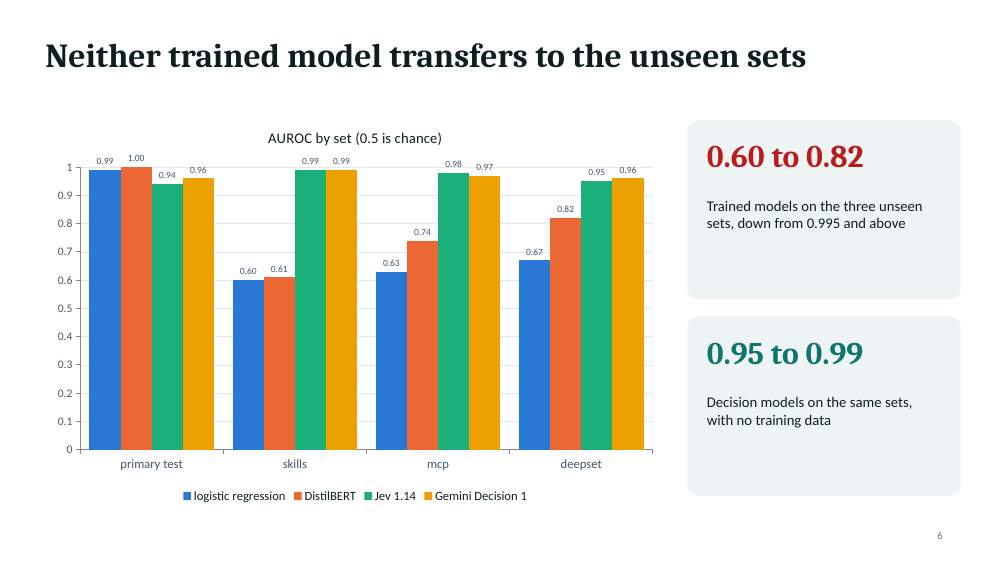
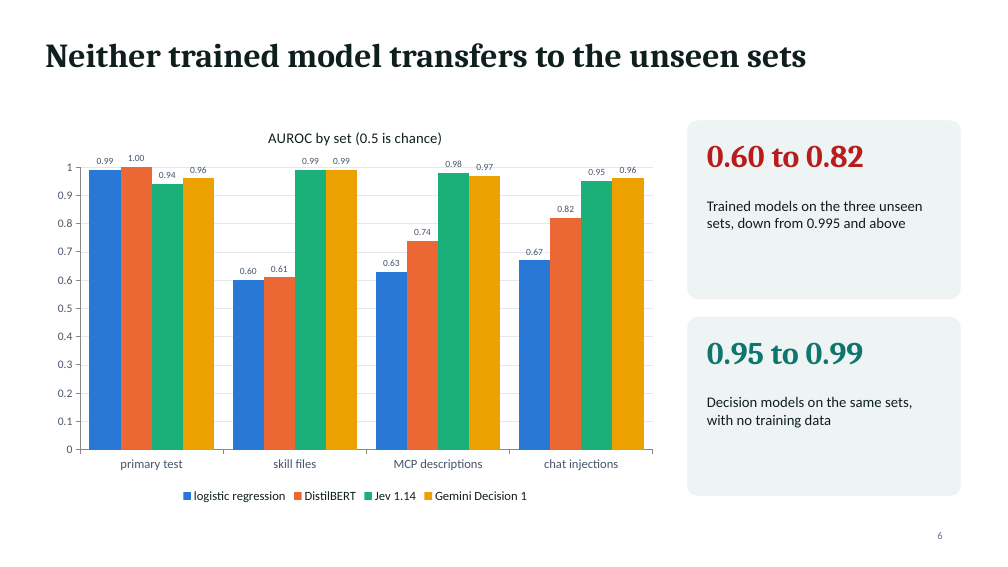
Before and after one commit to jonasneves/connector-gate, a slide deck: slide 6 of slides.pptx. Drawn at 1008x567 pixels with LibreOffice and Linux fonts; fonts in the diff are those of the drawing. Boxes give left, top, right and bottom in pixels: in the first picture for what was removed or moved away, otherwise in the second. Text is boxed around its words. In the diff, an @@ line names an element or a change of style, - is before the commit and + after.

```diff
--- a/slides.pptx
+++ b/slides.pptx
@@ column chart at <box>45,113,665,507</box> @@
-categories: primary test, skills, mcp, deepset
+categories: primary test, skill files, MCP descriptions, chat injections
```
Also in this commit, not shown: 7 other slides changed.
